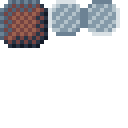
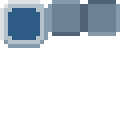
Layer changes from the first (128, 128) image to the second:
added layer "recolor-blue" above "recolour" over [left=0, top=0, right=120, bottom=48]
